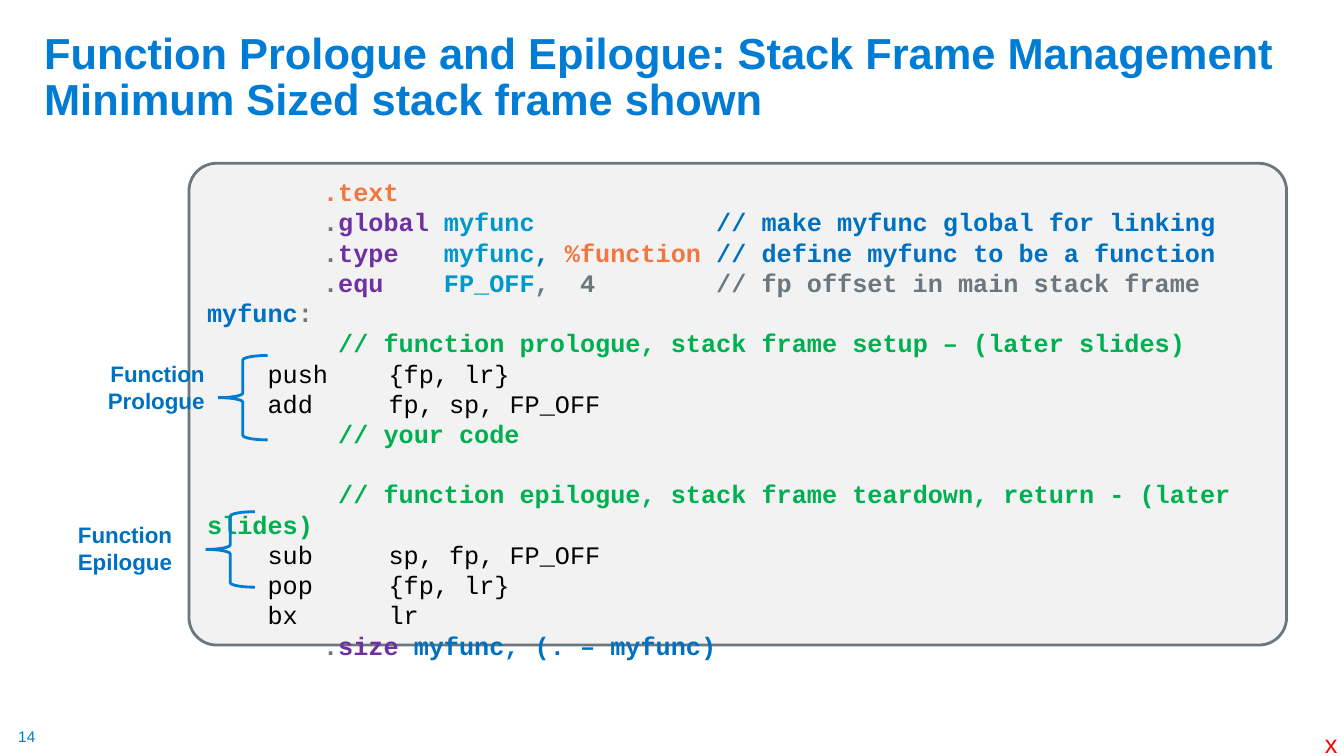
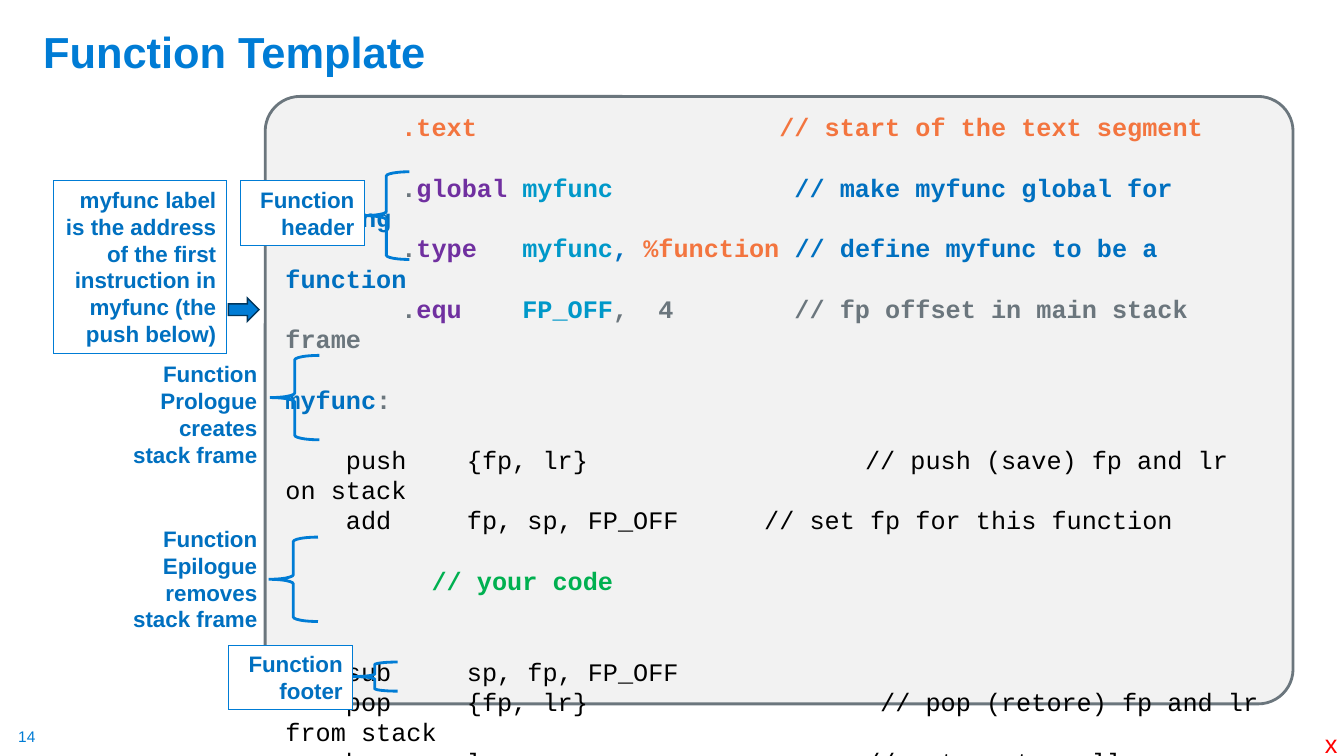
Before and after one commit to cse30-sp24/Muller-Slides, a slide deck: slide 14 of 06-Arm-Part3.pptx. Drawn at 1344x756 pixels with LibreOffice and Linux fonts; fonts in the diff are those of the drawing. Boxes give left, top, right and bottom in pixels: in the first picture for what was removed or moved away, otherwise in the second. Text is boxed around its words. In the diff, an @@ line names an element or a change of style, - is before the commit and + after.

```diff
--- a/06-Arm-Part3.pptx
+++ b/06-Arm-Part3.pptx
@@ title at (x1=43, y1=36, x2=425, y2=76): text changed @@
-Function Prologue and Epilogue: Stack Frame Management
-Minimum Sized stack frame shown
+Function Template
@@ rounded rectangle ".text // start of the ..." resized from (x1=190, y1=163, x2=1288, y2=645) to (x1=265, y1=97, x2=1294, y2=705) @@
@@ text in rounded rectangle at (x1=401, y1=118, x2=1203, y2=142): text changed @@
-.text
+.text // start of the text segment
@@ left brace added at (x1=364, y1=171, x2=409, y2=259), outline #007CD5 2 pt @@
@@ rectangle added at (x1=53, y1=181, x2=227, y2=355), outline #007CD5 0.75 pt, 16 pt, text #0070C0, bold @@
+myfunc label is the address of the first instruction in myfunc (the push below)
@@ rectangle added at (x1=240, y1=181, x2=364, y2=246), fill #FFFFFF, outline #007CD5 0.75 pt, 16 pt, text #0070C0, bold @@
+Function header
@@ right arrow added at (x1=229, y1=298, x2=259, y2=322), fill #007CD5, outline #00365D 1 pt @@
@@ text "Function Prologue" moved from (x1=108, y1=365, x2=205, y2=414) to (x1=133, y1=365, x2=257, y2=464) @@
@@ left brace moved from (x1=218, y1=356, x2=267, y2=441) to (x1=270, y1=356, x2=320, y2=441) @@
@@ text at (x1=133, y1=421, x2=257, y2=464): paragraph added @@
+creates stack frame
@@ text in rounded rectangle at (x1=346, y1=451, x2=1228, y2=535): text changed; text colour #00B050 to #000000; bold off @@
-// function prologue, stack frame setup – (later slides)
-push {fp, lr}
-add fp, sp, FP_OFF
+push {fp, lr} // push (save) fp and lr on stack
+add fp, sp, FP_OFF // set fp for this function
@@ text in rounded rectangle at (x1=207, y1=485, x2=1231, y2=542): paragraph removed @@
-// function epilogue, stack frame teardown, return - (later slides)
@@ text "Function Epilogue" moved from (x1=78, y1=526, x2=172, y2=575) to (x1=133, y1=530, x2=257, y2=628) @@
@@ left brace resized from (x1=206, y1=512, x2=255, y2=588) to (x1=268, y1=537, x2=318, y2=622) @@
@@ text at (x1=133, y1=589, x2=257, y2=628): paragraph added @@
+removes stack frame
@@ rectangle added at (x1=229, y1=645, x2=353, y2=710), fill #FFFFFF, outline #007CD5 0.75 pt, 16 pt, text #0070C0, bold @@
+Function footer
@@ left brace added at (x1=352, y1=662, x2=397, y2=692), outline #007CD5 2 pt @@
@@ text in rounded rectangle at (x1=467, y1=692, x2=1258, y2=717): text changed @@
-pop {fp, lr}
-bx lr
+pop {fp, lr} // pop (retore) fp and lr from stack
+bx lr // return to caller
```
Also in this commit, not shown: 9 other slides changed, 12 slides added, 1 other file.
